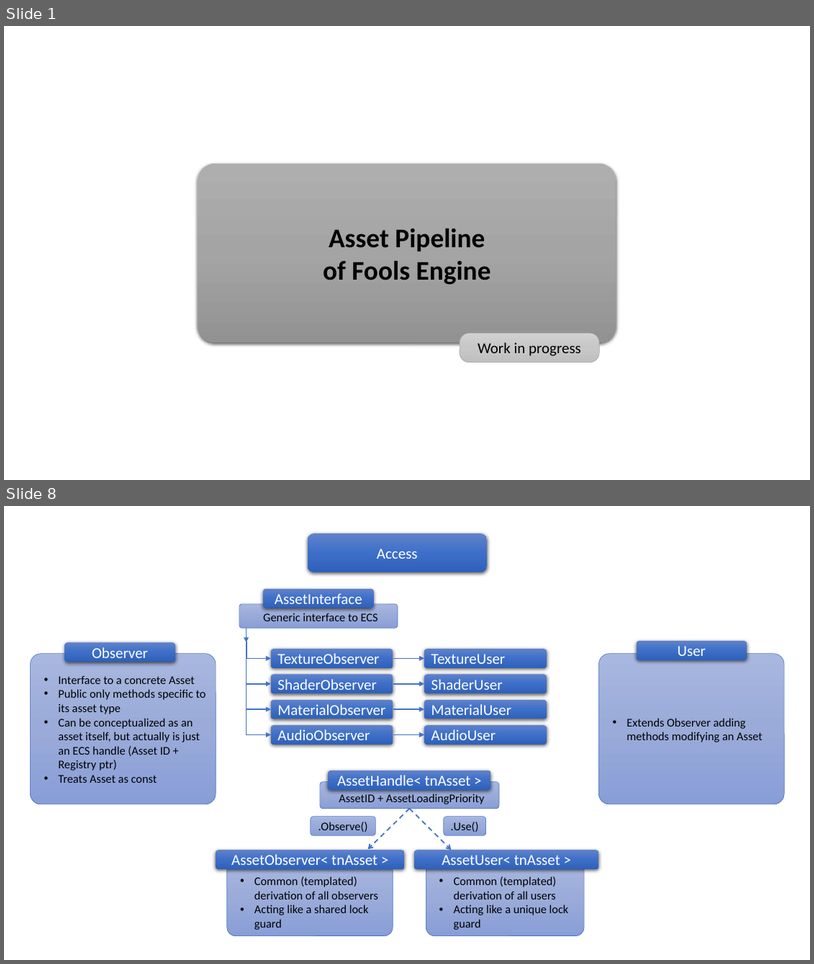
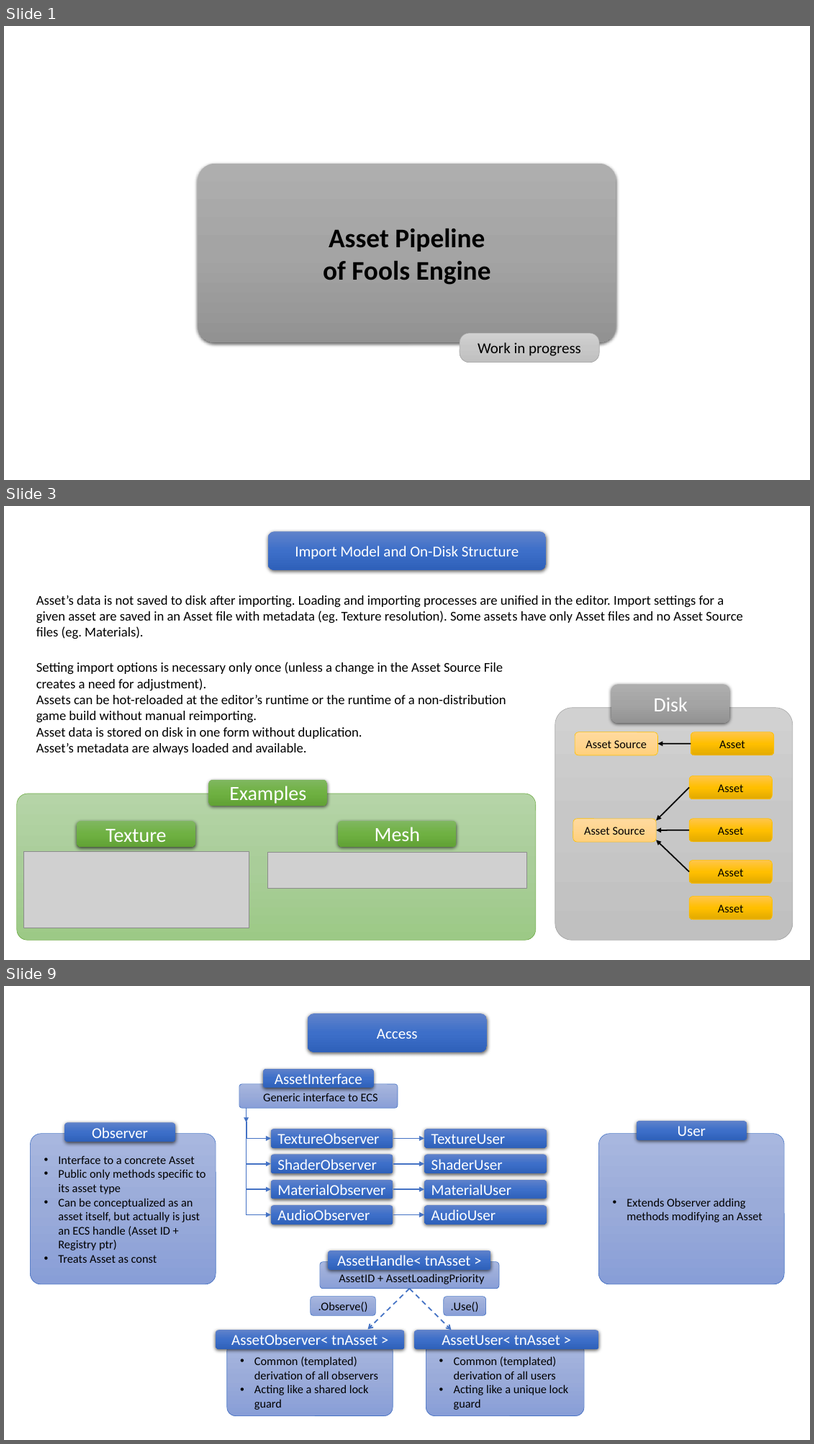
Before and after one commit to pawel-kaleta/FoolsEngine, a slide deck: Documentation/Asset Pipeline.pptx. Shown one above the other, each under a label of ours: slides 1 and 8 before the commit, slides 1, 3 and 9 after it; the slides between them are not shown. The pictures are 814x964 and 814x1444 pixels, drawn with LibreOffice and Linux fonts; fonts in the diff are those of the drawing; grey boxes stand for pictures. Boxes give left, top, right and bottom in pixels: in the first picture for what was removed or moved away, otherwise in the second. Text is boxed around its words. In the diff, an @@ line names an element or a change of style, - is before the commit and + after.

```diff
--- a/Documentation/Asset Pipeline.pptx
+++ b/Documentation/Asset Pipeline.pptx
@@ slide 3 added at [4, 506, 810, 960], background #FFFFFF @@
@@ rounded rectangle added at [268, 531, 547, 570], fill gradient #6183CB to #3E70CA to #3062BB, 18 pt, text #FFFFFF @@
+Import Model and On-Disk Structure
@@ text added at [36, 595, 743, 639], 16 pt, text #000000 @@
+Asset’s data is not saved to disk after importing. Loading and importing processes are unified in the editor. Import settings for a given asset are saved in an Asset file with metadata (eg. Texture resolution). Some assets have only Asset files and no Asset Source files (eg. Materials).
@@ text added at [36, 662, 507, 754], 16 pt, text #000000 @@
+Setting import options is necessary only once (unless a change in the Asset Source File creates a need for adjustment).
+Assets can be hot-reloaded at the editor’s runtime or the runtime of a non-distribution game build without manual reimporting.
+Asset data is stored on disk in one form without duplication.
+Asset’s metadata are always loaded and available.
@@ rounded rectangle added at [612, 685, 730, 723], fill gradient #AFAFAF to #A5A5A5 to #939393, 24 pt, text #FFFFFF @@
+Disk
@@ rounded rectangle added at [556, 708, 793, 939], fill gradient #D2D2D2 to #C8C8C8 to #C0C0C0, outline #A5A5A5 0.5 pt @@
@@ rounded rectangle added at [575, 731, 658, 754], fill gradient #FFDB9E to #FFD590 to #FFD07C, outline #FFC000 0.5 pt, 14 pt, text #000000 @@
+Asset Source
@@ rounded rectangle added at [691, 731, 774, 754], fill gradient #FFC64B to #FFC000 to #E3AB00, outline #FFC000 0.5 pt, 14 pt, text #000000 @@
+Asset
@@ arrow added from (691, 744) to (658, 744), #000000 1.5 pt @@
@@ rounded rectangle added at [209, 780, 328, 806], fill gradient #81B861 to #6FB242 to #62A336, 24 pt, text #FFFFFF @@
+Examples
@@ rounded rectangle added at [689, 776, 772, 799], fill gradient #FFC64B to #FFC000 to #E3AB00, outline #FFC000 0.5 pt, 14 pt, text #000000 @@
+Asset
@@ rounded rectangle added at [17, 793, 536, 939], fill gradient #B5D5A7 to #AACE9A to #9CC987, outline #70AD47 0.5 pt @@
@@ arrow added from (689, 788) to (657, 820), #000000 1.5 pt @@
@@ rounded rectangle added at [77, 821, 196, 847], fill gradient #81B861 to #6FB242 to #62A336, 24 pt, text #FFFFFF @@
+Texture
@@ rounded rectangle added at [338, 821, 456, 847], fill gradient #81B861 to #6FB242 to #62A336, 24 pt, text #FFFFFF @@
+Mesh
@@ rounded rectangle added at [574, 818, 656, 841], fill gradient #FFDB9E to #FFD590 to #FFD07C, outline #FFC000 0.5 pt, 14 pt, text #000000 @@
+Asset Source
@@ rounded rectangle added at [689, 818, 772, 841], fill gradient #FFC64B to #FFC000 to #E3AB00, outline #FFC000 0.5 pt, 14 pt, text #000000 @@
+Asset
@@ arrow added from (689, 830) to (657, 830), #000000 1.5 pt @@
@@ arrow added from (689, 871) to (657, 840), #000000 1.5 pt @@
@@ picture added at [23, 852, 248, 928] @@
@@ picture added at [268, 852, 527, 888] @@
@@ rounded rectangle added at [689, 860, 772, 883], fill gradient #FFC64B to #FFC000 to #E3AB00, outline #FFC000 0.5 pt, 14 pt, text #000000 @@
+Asset
@@ rounded rectangle added at [689, 896, 772, 919], fill gradient #FFC64B to #FFC000 to #E3AB00, outline #FFC000 0.5 pt, 14 pt, text #000000 @@
+Asset
@@ what was slide 8 is now slide 9 @@
```
Also in this commit, not shown: 5 slides changed, 16 other files.
